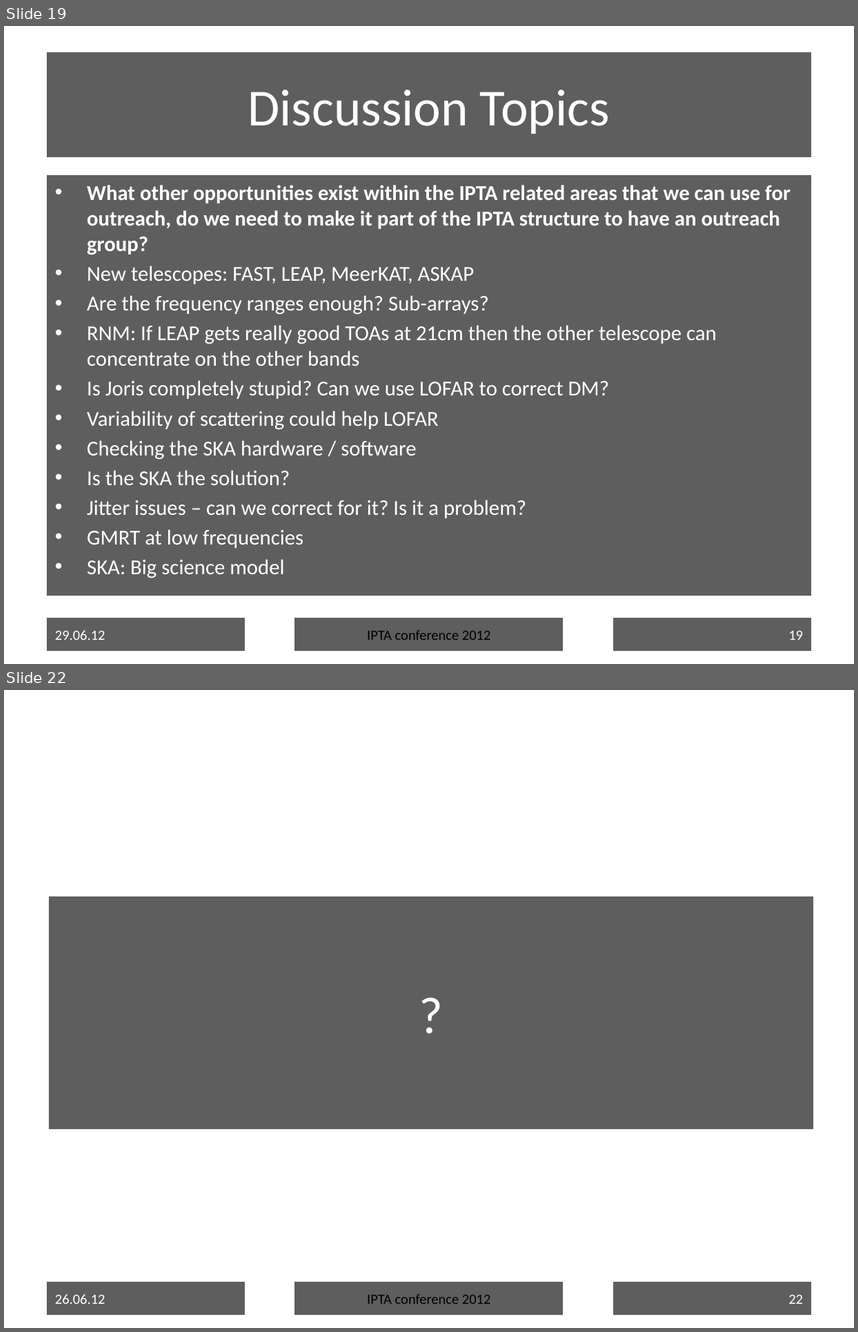
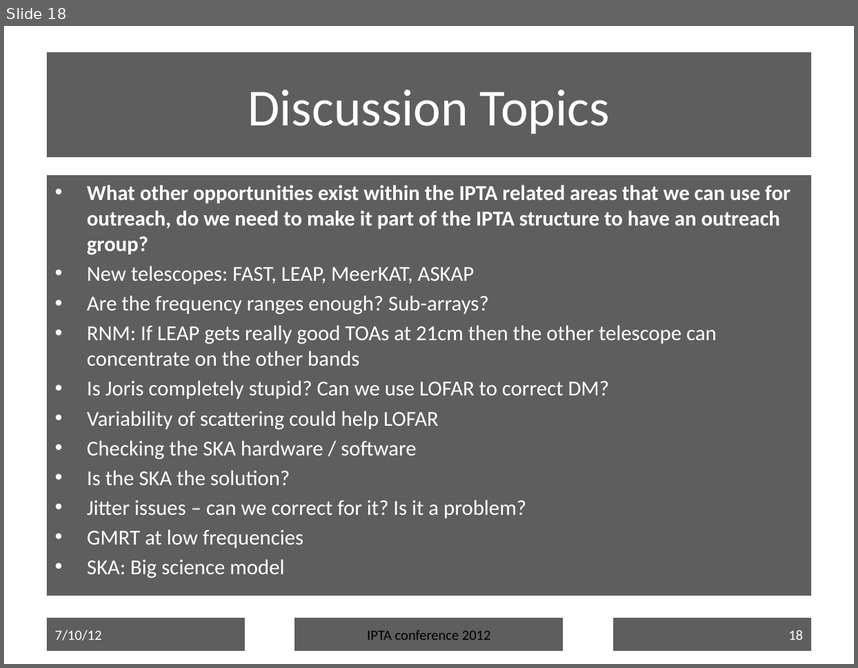
Before and after one commit to ipta/ipta-2012-science-week, a slide deck: 58_champion_science_ipta2012.pptx. Shown one above the other, each under a label of ours: slides 19 and 22 before the commit, slide 18 after it; the slides between them are not shown. The pictures are 858x1332 and 858x668 pixels, drawn with LibreOffice and Linux fonts; fonts in the diff are those of the drawing; background and template pictures are left out. Boxes give left, top, right and bottom in pixels: in the first picture for what was removed or moved away, otherwise in the second. Text is boxed around its words. In the diff, an @@ line names an element or a change of style, - is before the commit and + after.

```diff
--- a/58_champion_science_ipta2012.pptx
+++ b/58_champion_science_ipta2012.pptx
@@ slide 22 removed at (x1=4, y1=690, x2=854, y2=1328), background picture (left out) @@
@@ title removed at (x1=49, y1=896, x2=814, y2=1129) @@
-?
@@ rectangle removed at (x1=47, y1=1281, x2=245, y2=1315) @@
-26.06.12
@@ rectangle removed at (x1=294, y1=1281, x2=564, y2=1315) @@
-IPTA conference 2012
@@ page number removed at (x1=613, y1=1281, x2=811, y2=1315) @@
-22
@@ what was slide 19 is now slide 18 @@
@@ slide 18 changed as well @@
@@ text in rectangle at (x1=55, y1=630, x2=102, y2=640): text changed @@
-29.06.12
+7/10/12
@@ page number at (x1=789, y1=630, x2=803, y2=639): text changed @@
-19
+18
```
Also in this commit, not shown: 15 other slides changed, 3 other slides removed, 1 other file.
